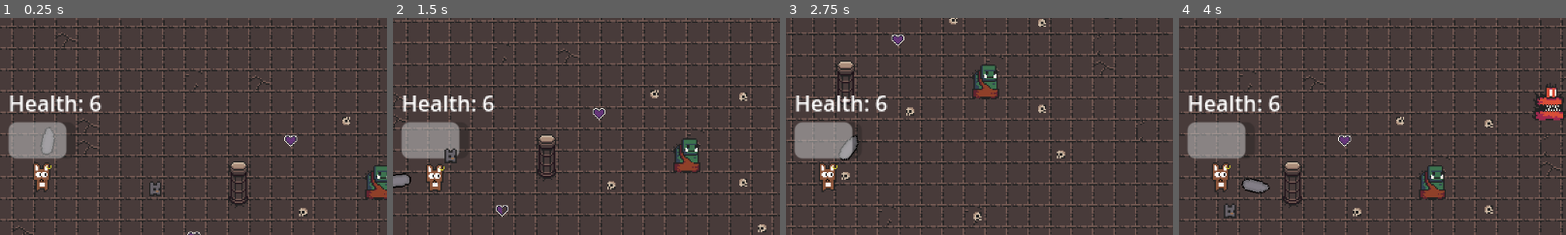
Above: before the commit, frames 1-4 (left to right).
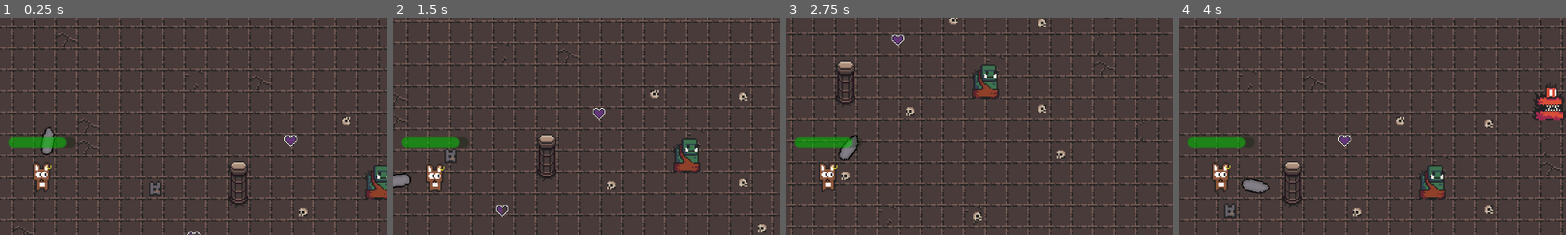
Above: after the commit, the same moments.

Repository: Naigma/proyecto_godot_2526
Game: Godot game, scene res://modules/levels/tutorial/tutorial.tscn
Two runs of this game, one before a commit and one after it. Both use one fixed random seed, a clock stepped at 60 frames per second and the inputs below. The project has no main scene, so this scene is started directly.
Inputs (mouse positions are % of the whole screen's width and height, from its top left):
- Up to frame 1 (0.25 s): no input
- Up to frame 2 (1.5 s): tap Enter at 0.5 s; move the mouse to (72, 45) at 0.52 s; hold D (right) 0.53-1.28 s; tap E (interact) at 0.6, 1.35 s; move the mouse to (30, 55) at 1.27 s; hold S (down) from 1.28 s (still down)
- Up to frame 3 (2.75 s): move the mouse to (60, 28) at 2.02 s; release S (down) at 2.03 s; hold D (right) from 2.03 s (still down); tap E (interact) at 2.1 s
- Up to frame 4 (4 s): move the mouse to (45, 70) at 2.77 s; release D (right) at 2.78 s; hold W (up) 2.78-3.53 s; tap E (interact) at 2.85, 3.6 s; move the mouse to (80, 65) at 3.52 s; hold A (left) from 3.53 s (still down)
The pictures show only the part of the screen within x 45-94%, y 15-65%; the shares and areas given below are measured in that part.

The runs differ from the first frame. In frame 1, 3.4% of the frame differs, in the area x 2-27%, y 35-65%; in frame 2, 3.3%; in frame 3, 3.4%; in frame 4, 3.4%.

Commit message:
Changed health bar colours

Diff:
--- a/modules/player/player.gd
+++ b/modules/player/player.gd
@@ -9,15 +9,19 @@
 var health = max_health
 
 func _ready() -> void:
-	set_health_label()
 	$HealthBar.max_value=max_health
 	set_health_bar()
 
-func set_health_label() -> void:
-	$HealthLabel.text =  "Health: %s" % health
+func set_health_bar() -> void:
+	var ratio = float(health) / float(max_health)
+	$HealthBar.value = health
 
-func set_health_bar() -> void:
-	$HealthBar.value = health
+	if ratio > 0.6:
+		$HealthBar.modulate = Color.GREEN
+	elif ratio > 0.3:
+		$HealthBar.modulate = Color.ORANGE
+	else:
+		$HealthBar.modulate = Color.RED
 
 func _physics_process(delta: float) -> void:
 	var direction : Vector2 = Input.get_vector("left","right","up","down").normalized()
@@ -49,7 +53,6 @@
 	if health <= 0:
 		hide()
 
-	set_health_label()
 	set_health_bar()
 
 	await get_tree().create_timer(0.1).timeout
--- a/modules/player/player.tscn
+++ b/modules/player/player.tscn
@@ -96,16 +96,9 @@
 
 [node name="HealthBar" type="ProgressBar" parent="."]
 offset_left = -25.0
-offset_top = -36.0
+offset_top = -25.0
 offset_right = 25.0
-offset_bottom = -9.0
+offset_bottom = -17.0
 max_value = 5.0
 step = 1.0
 show_percentage = false
-
-[node name="HealthLabel" type="Label" parent="."]
-offset_left = -25.0
-offset_top = -62.0
-offset_right = 27.0
-offset_bottom = -39.0
-text = "Health :"
